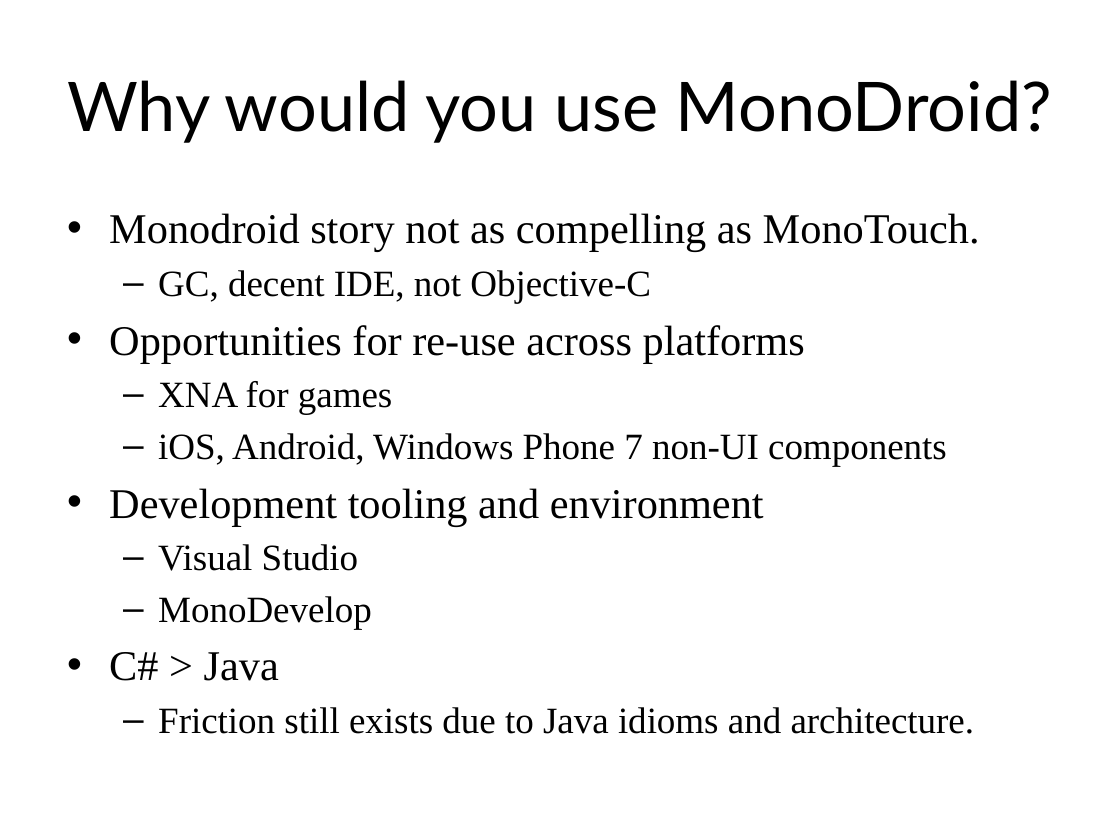
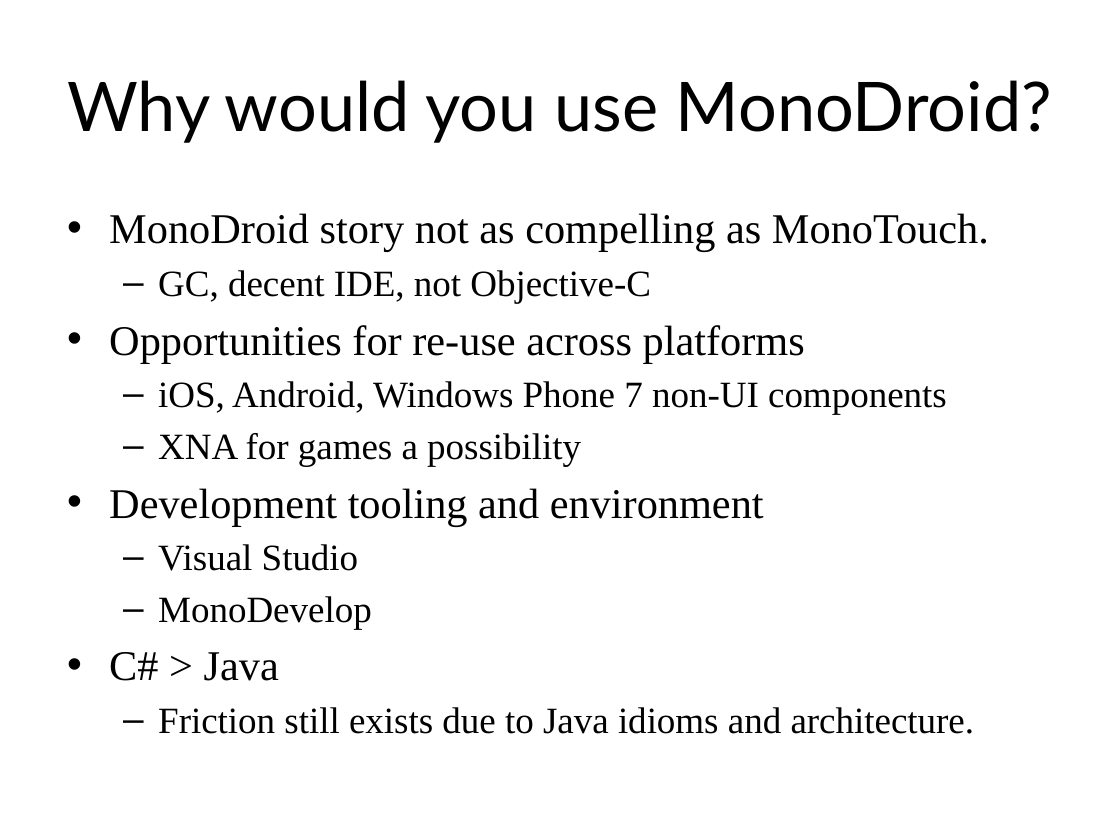
Before and after one commit to kevinmcmahon/MonoDroid101, a slide deck: slide 14 of slides/Monodroid101.pptx. Drawn at 1120x840 pixels with LibreOffice and Linux fonts; fonts in the diff are those of the drawing; background and template pictures are left out. Boxes give left, top, right and bottom in pixels: in the first picture for what was removed or moved away, otherwise in the second. Text is boxed around its words. In the diff, an @@ line names an element or a change of style, - is before the commit and + after.

Commit message:
edits to slides

```diff
--- a/slides/Monodroid101.pptx
+++ b/slides/Monodroid101.pptx
@@ text at (x1=109, y1=213, x2=989, y2=252): text changed @@
-• Monodroid story not as compelling as MonoTouch.
+• MonoDroid story not as compelling as MonoTouch.
@@ text at (x1=158, y1=381, x2=392, y2=415): paragraph removed @@
-  – XNA for games
@@ text at (x1=158, y1=433, x2=581, y2=467): paragraph added @@
+  – XNA for games a possibility
```
Also in this commit, not shown: 1 other slide changed.
